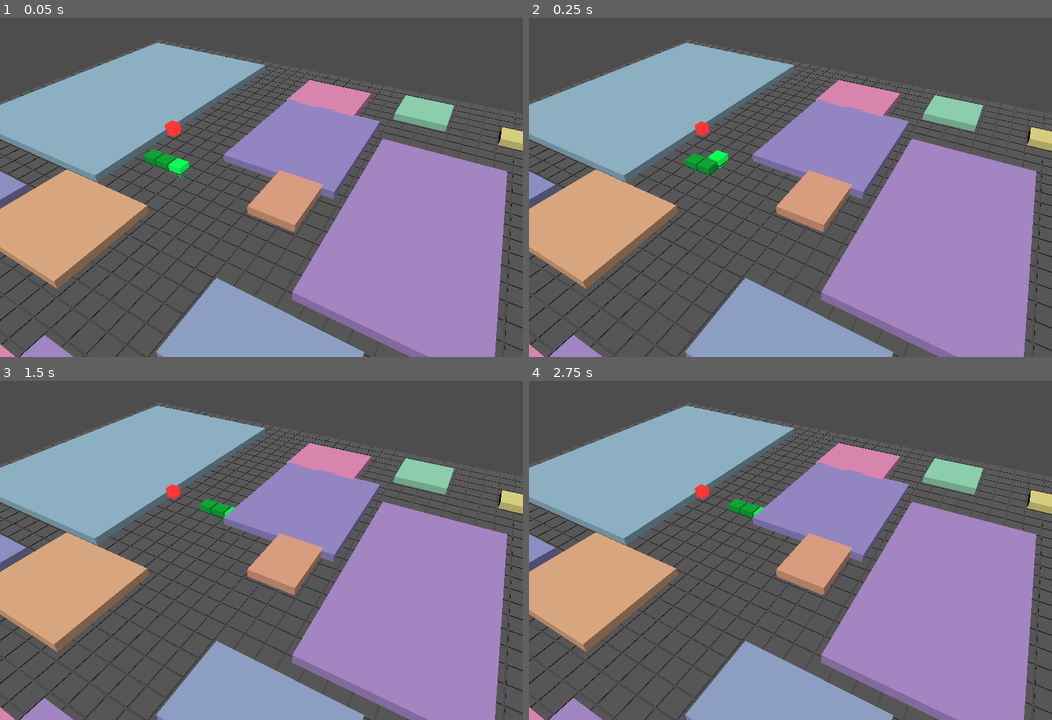
Above: before the commit, frames 1-4 (two rows, left to right).
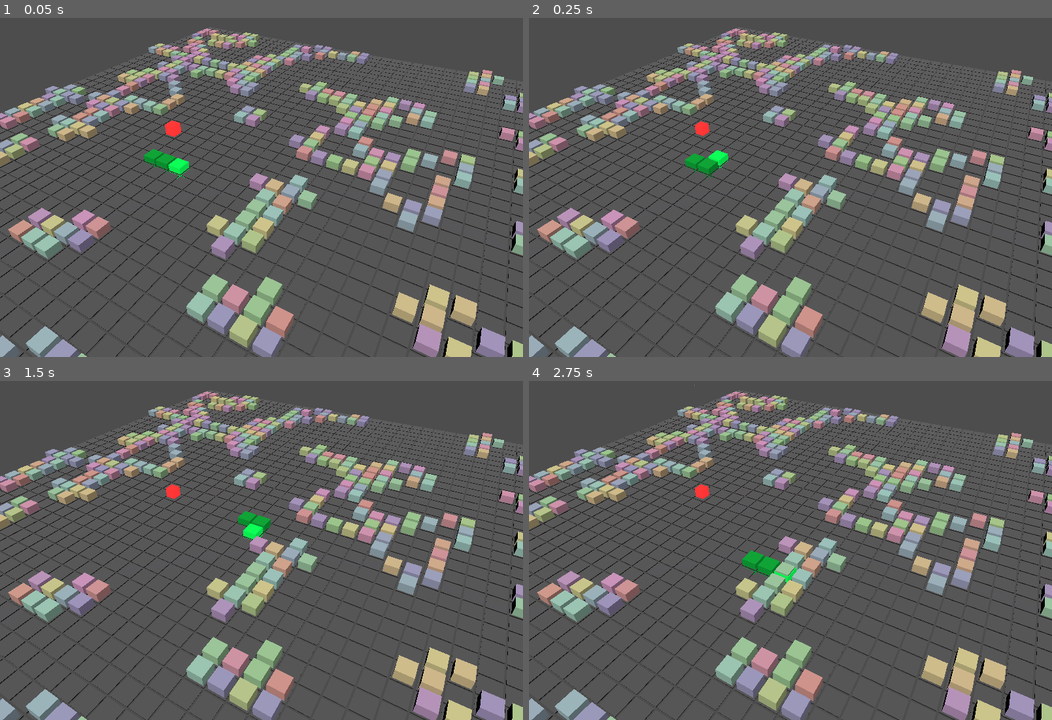
Above: after the commit, the same moments.

Repository: kevindunn766/ai-game-studio
Game: Godot game, scene res://scenes/Main.tscn
The game is run twice, just before and just after one commit, with the same random seed, the same clock (stepped at 60 frames per second) and the same inputs.
Inputs:
- Up to frame 1 (0.05 s): no input
- Up to frame 2 (0.25 s): no input
- Up to frame 3 (1.5 s): tap Enter (ui_accept) at 0.5, 0.77 s; hold D (move_right) 0.53-1.28 s; hold S (move_down) from 1.28 s (still down)
- Up to frame 4 (2.75 s): tap Enter (ui_accept) at 1.52 s; release S (move_down) at 2.03 s; hold D (move_right) from 2.03 s (still down)

The runs differ from the first frame. In frame 1, 53% of the frame differs, in the area x 0-100%, y 3-100%; in frame 2, 53%; in frame 3, 53%; in frame 4, 53%.

Commit message:
feat: maze-like camera-centered obstacle spawning and guaranteed spawn carve

Diff:
--- a/snake-3d/scripts/floor_manager.gd
+++ b/snake-3d/scripts/floor_manager.gd
@@ -1,56 +1,92 @@
 class_name FloorManager extends Node3D
 
 @export var snake: Node3D
-@export var view_radius: int = 18
-@export var obstacle_chance: float = 0.25
+@export var camera: Camera3D
+@export var obstacle_density: float = 0.38
+@export var ca_iterations: int = 4
 @export var tile_size: float = 0.9
-
-# CA + WFC-inspired obstacle generation
-@export var obstacle_density: float = 0.45
-@export var ca_iterations: int = 3
-@export var min_cluster_size: int = 4
+@export var spawn_carve_radius: int = 4
 
 var rng: RandomNumberGenerator
 var active_tiles: Dictionary = {}
 var obstacles_parent: Node3D
 var obstacle_grid: Dictionary = {}
-var _last_center_cell: Vector3i = Vector3i(0x7fffffff, 0, 0x7fffffff)
+var _last_footprint: Rect2i = Rect2i()
+var _spawn_cell: Vector3i = Vector3i(0, 0, 0)
 
 
 func _ready() -> void:
 	rng = RandomNumberGenerator.new()
 	rng.randomize()
-	_update_tiles()
 
 	obstacles_parent = Node3D.new()
 	obstacles_parent.name = "Obstacles"
 	add_child(obstacles_parent)
 
-	var snake_node := get_node_or_null("../Snake")
-	if snake_node:
-		snake = snake_node
+	var main := get_node_or_null("/root/Main")
+	if main:
+		if snake == null:
+			snake = main.get_node_or_null("Snake")
+		if camera == null:
+			camera = main.get_node_or_null("Camera3D")
+
+	if snake:
+		var sx := int(round(snake.position.x / tile_size))
+		var sz := int(round(snake.position.z / tile_size))
+		_spawn_cell = Vector3i(sx, 0, sz)
+	else:
+		_spawn_cell = Vector3i(0, 0, 0)
+
+	_update_tiles()
 
 
 func _process(_delta: float) -> void:
 	_update_tiles()
 
 
+func _get_camera_footprint() -> Rect2i:
+	if not camera or not is_inside_tree():
+		return Rect2i()
+
+	var aspect: float = 1.777
+	var viewport = get_viewport()
+	if viewport and viewport.size.x > 0:
+		aspect = viewport.size.x / viewport.size.y
+
+	var height: float = max(camera.global_position.y, 0.01)
+	var half_fov: float = deg_to_rad(camera.fov / 2.0)
+	var ground_dist: float = height / tan(half_fov)
+	var forward: Vector3 = -camera.global_transform.basis.z
+	var near_center: Vector3 = camera.global_position + forward * ground_dist
+
+	var half_h: float = ground_dist * tan(half_fov) + 2.0
+	var half_w: float = half_h * aspect
+
+	var margin := 2
+	var min_x = int(floor((near_center.x - half_w) / tile_size)) - margin
+	var max_x = int(ceil((near_center.x + half_w) / tile_size)) + margin
+	var min_z = int(floor((near_center.z - half_h) / tile_size)) - margin
+	var max_z = int(ceil((near_center.z + half_h) / tile_size)) + margin
+
+	return Rect2i(min_x, min_z, max_x - min_x + 1, max_z - min_z + 1)
+
+
 func _update_tiles() -> void:
-	if not snake:
+	if snake == null:
 		return
 
-	var head: Vector3 = snake.global_position
-	var cx: int = int(round(head.x))
-	var cz: int = int(round(head.z))
-	var center_cell: Vector3i = Vector3i(cx, 0, cz)
-
-	if center_cell != _last_center_cell:
-		_last_center_cell = center_cell
-		_refresh_obstacles(cx, cz)
+	var footprint := _get_camera_footprint()
+	if footprint == Rect2i():
+		return
+
+	var bounds: Rect2i = footprint
+	if bounds != _last_footprint:
+		_last_footprint = bounds
+		_refresh_obstacles(bounds)
 
 	var needed: Dictionary = {}
-	for x: int in range(cx - view_radius, cx + view_radius + 1):
-		for z: int in range(cz - view_radius, cz + view_radius + 1):
+	for x in range(bounds.position.x, bounds.position.x + bounds.size.x):
+		for z in range(bounds.position.y, bounds.position.y + bounds.size.y):
 			var key: Vector3i = Vector3i(x, 0, z)
 			needed[key] = true
 			if not active_tiles.has(key):
@@ -64,30 +100,31 @@
 		_despawn_tile(key)
 
 
-func _refresh_obstacles(cx: int, cz: int) -> void:
-	# Clear previous obstacles.
+func _in_bounds(bounds: Rect2i, x: int, z: int) -> bool:
+	return x >= bounds.position.x and x < bounds.position.x + bounds.size.x and z >= bounds.position.y and z < bounds.position.y + bounds.size.y
+
+
+func _refresh_obstacles(bounds: Rect2i) -> void:
 	for c in obstacles_parent.get_children():
 		remove_child(c)
 		c.queue_free()
 	obstacle_grid.clear()
 
-	var r: int = view_radius
-	var min_x: int = cx - r
-	var max_x: int = cx + r
-	var min_z: int = cz - r
-	var max_z: int = cz + r
-	var w: int = max_x - min_x + 1
-	var h: int = max_z - min_z + 1
-
-	# Initial noise based on global coordinates (deterministic).
+	var grid_min_x := bounds.position.x
+	var grid_min_z := bounds.position.y
+	var w := bounds.size.x
+	var h := bounds.size.y
+
 	var grid: Array = []
-	for x in range(min_x, max_x + 1):
+	var idx := 0
+	for x in range(grid_min_x, grid_min_x + w):
 		grid.append([])
-		for z in range(min_z, max_z + 1):
+		for z in range(grid_min_z, grid_min_z + h):
 			var noise := float(hash(Vector3i(x, 0, z)) % 1000) / 1000.0
-			grid[x - min_x].append(noise < obstacle_density)
-
-	# CA smoothing to encourage clusters.
+			grid[idx].append(noise < obstacle_density)
+		idx += 1
+
+	var wall_density := obstacle_density * 6.0
 	for _iter in range(ca_iterations):
 		var next: Array = grid.duplicate(true)
 		for x in range(w):
@@ -101,87 +138,65 @@
 					neighbors += 1
 				if z < h - 1 and grid[x][z + 1]:
 					neighbors += 1
+				if x > 0 and z > 0 and grid[x - 1][z - 1]:
+					neighbors += 1
+				if x < w - 1 and z > 0 and grid[x + 1][z - 1]:
+					neighbors += 1
+				if x > 0 and z < h - 1 and grid[x - 1][z + 1]:
+					neighbors += 1
+				if x < w - 1 and z < h - 1 and grid[x + 1][z + 1]:
+					neighbors += 1
 				if grid[x][z]:
-					if neighbors < 2:
-						next[x][z] = false
+					next[x][z] = neighbors >= 3 and neighbors <= 6
 				else:
-					if neighbors >= 3:
-						next[x][z] = true
+					next[x][z] = neighbors >= 5
 		grid = next
 
-	# Connected components -> merged obstacle shapes.
-	var visited: Array = []
-	for x in range(w):
-		visited.append([])
-		for z in range(h):
-			visited[x].append(false)
-
+	var carved := 0
+	var cx := _spawn_cell.x - grid_min_x
+	var cz := _spawn_cell.z - grid_min_z
 	for x in range(w):
 		for z in range(h):
-			if not grid[x][z] or visited[x][z]:
+			var dx := x - cx
+			var dz := z - cz
+			if dx * dx + dz * dz <= spawn_carve_radius * spawn_carve_radius:
+				grid[x][z] = false
+				carved += 1
+
+	if carved == 0 and w > 0 and h > 0:
+		var cx2: int = w / 2
+		var cz2: int = h / 2
+		var r2: int = max(3, w / 6)
+		for x in range(w):
+			for z in range(h):
+				var dx := x - cx2
+				var dz := z - cz2
+				if dx * dx + dz * dz <= r2 * r2:
+					grid[x][z] = false
+
+	for x in range(w):
+		for z in range(h):
+			if not grid[x][z]:
 				continue
-			var stack: Array = [Vector2i(x, z)]
-			visited[x][z] = true
-			var component: Array = []
-			while stack.size() > 0:
-				var cur: Vector2i = stack.pop_back()
-				component.append(cur)
-				for dir in [Vector2i(1, 0), Vector2i(-1, 0), Vector2i(0, 1), Vector2i(0, -1)]:
-					var nx = cur.x + dir.x
-					var nz = cur.y + dir.y
-					if nx < 0 or nz < 0 or nx >= w or nz >= h:
-						continue
-					if visited[nx][nz] or not grid[nx][nz]:
-						continue
-					visited[nx][nz] = true
-					stack.append(Vector2i(nx, nz))
-			if component.size() < min_cluster_size:
-				continue
-
-			var origin: Vector2i = component[0]
-			var comp_min_x: int = origin.x
-			var comp_max_x: int = origin.x
-			var comp_min_z: int = origin.y
-			var comp_max_z: int = origin.y
-			for idx in range(1, component.size()):
-				var p: Vector2i = component[idx]
-				if p.x < comp_min_x:
-					comp_min_x = p.x
-				if p.x > comp_max_x:
-					comp_max_x = p.x
-				if p.y < comp_min_z:
-					comp_min_z = p.y
-				if p.y > comp_max_z:
-					comp_max_z = p.y
-
-			var world_x1 := float(min_x + comp_min_x)
-			var world_x2 := float(min_x + comp_max_x)
-			var world_z1 := float(min_z + comp_min_z)
-			var world_z2 := float(min_z + comp_max_z)
-
-			var size_x := (world_x2 - world_x1 + 1.0) * tile_size
-			var size_z := (world_z2 - world_z1 + 1.0) * tile_size
-			var center_x := (world_x1 + world_x2) / 2.0
-			var center_z := (world_z1 + world_z2) / 2.0
+
+			var world_x := float(grid_min_x + x)
+			var world_z := float(grid_min_z + z)
+			var key := Vector3i(int(round(world_x)), 0, int(round(world_z)))
+			obstacle_grid[key] = true
 
 			var obstacle: MeshInstance3D = MeshInstance3D.new()
-			obstacle.name = "Obstacle"
+			obstacle.name = "Wall"
 			var om := BoxMesh.new()
-			om.size = Vector3(size_x, tile_size * 0.55, size_z)
+			om.size = Vector3(tile_size * 0.85, tile_size * 0.55, tile_size * 0.85)
 			var omat := StandardMaterial3D.new()
 			var hue: float = rng.randf()
-			var pastel := Color.from_hsv(hue, 0.35, 0.92, 1.0)
+			var pastel := Color.from_hsv(hue, 0.25, 0.88, 1.0)
 			omat.albedo_color = pastel
-			omat.roughness = 0.3
+			omat.roughness = 0.25
 			obstacle.material_override = omat
 			obstacle.mesh = om
-			obstacle.position = Vector3(center_x, tile_size * 0.3, center_z)
-
+			obstacle.position = Vector3(world_x, tile_size * 0.3, world_z)
 			obstacles_parent.add_child(obstacle)
-
-			for p in component:
-				var key := Vector3i(min_x + p.x, 0, min_z + p.y)
-				obstacle_grid[key] = true
 
 
 func _spawn_tile(key: Vector3i) -> void:
